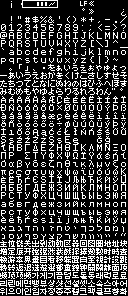
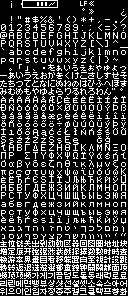
Before/after of a 128 x 296 layered artwork. What changed in the layer stack:
renamed "Background" to "Pasted Layer", painted on it over [9, 240, 125, 295]
